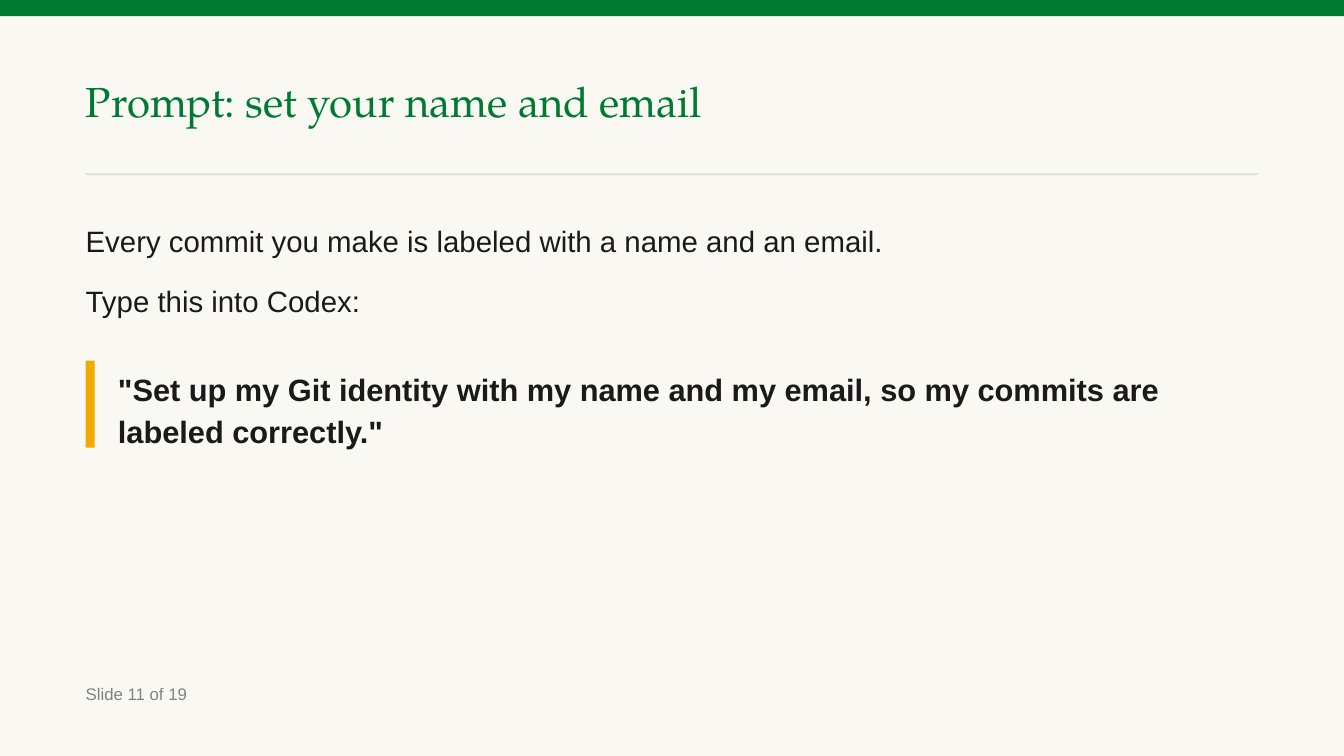
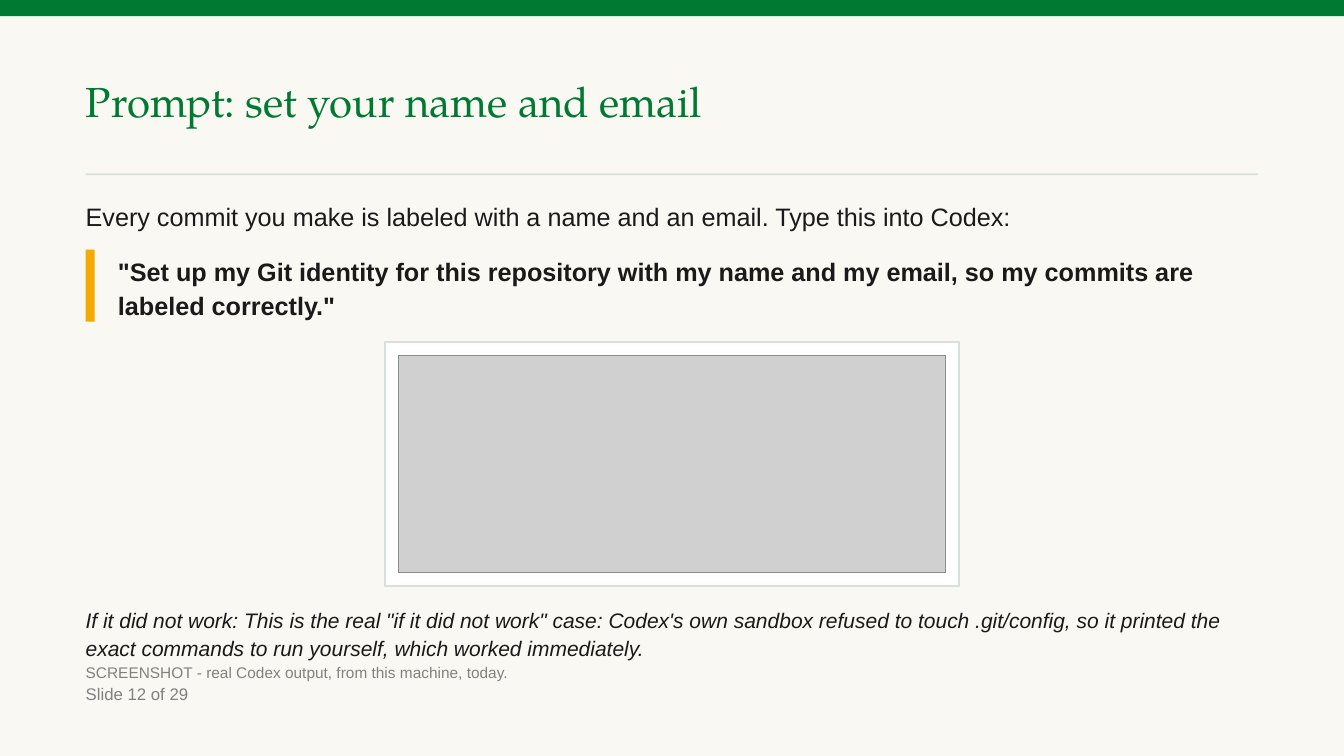
Before and after one commit to benjiesotelo-sudo/Telos_FIN1209, a slide deck: slide 13 of special-lecture/FIN1209-Special-Lecture-AI-Tools.pptx (slide 12 before the commit). Drawn at 1344x756 pixels with LibreOffice and Linux fonts; fonts in the diff are those of the drawing; grey boxes stand for pictures. Boxes give left, top, right and bottom in pixels: in the first picture for what was removed or moved away, otherwise in the second. Text is boxed around its words. In the diff, an @@ line names an element or a change of style, - is before the commit and + after.

```diff
--- a/special-lecture/FIN1209-Special-Lecture-AI-Tools.pptx
+++ b/special-lecture/FIN1209-Special-Lecture-AI-Tools.pptx
@@ text at <box>86,207,1011,231</box>: text changed; size 21 to 18 pt @@
-Every commit you make is labeled with a name and an email.
-Type this into Codex:
+Every commit you make is labeled with a name and an email. Type this into Codex:
@@ rectangle: place and size @@
-rectangle at <box>86,361,95,448</box>
+rectangle at <box>86,250,95,322</box>
@@ text at <box>118,262,1193,321</box>: text changed; size 22 to 18 pt @@
-"Set up my Git identity with my name and my email, so my commits are labeled correctly."
+"Set up my Git identity for this repository with my name and my email, so my commits are labeled correctly."
@@ rectangle added at <box>385,342,959,586</box>, fill #FFFFFF, outline #D7E0D9 1 pt @@
@@ picture added at <box>398,355,946,573</box> @@
@@ text added at <box>86,612,1220,660</box>, 15 pt, text #1A1A1A, italic @@
+If it did not work: This is the real "if it did not work" case: Codex's own sandbox refused to touch .git/config, so it printed the exact commands to run yourself, which worked immediately.
@@ text at <box>86,688,189,700</box>: text changed @@
-Slide 11 of 19
+Slide 12 of 29
@@ text added at <box>86,667,508,681</box>, 11 pt, text #818181 @@
+SCREENSHOT - real Codex output, from this machine, today.
```
Also in this commit, not shown: 16 other slides changed, 12 slides added, 2 slides removed, 3 other files.
